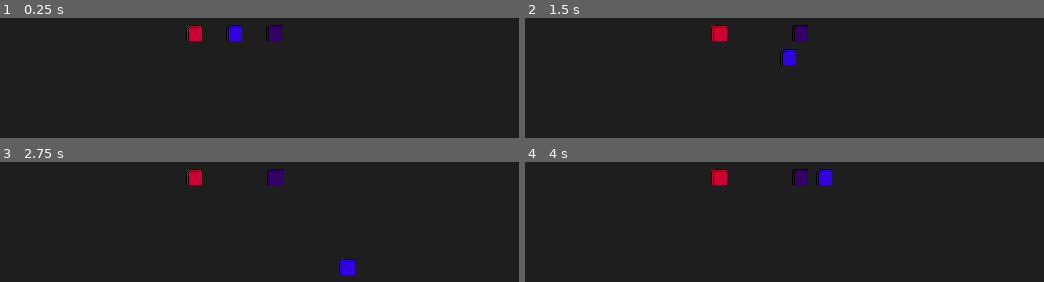
Above: before the commit, frames 1-4 (two rows, left to right).
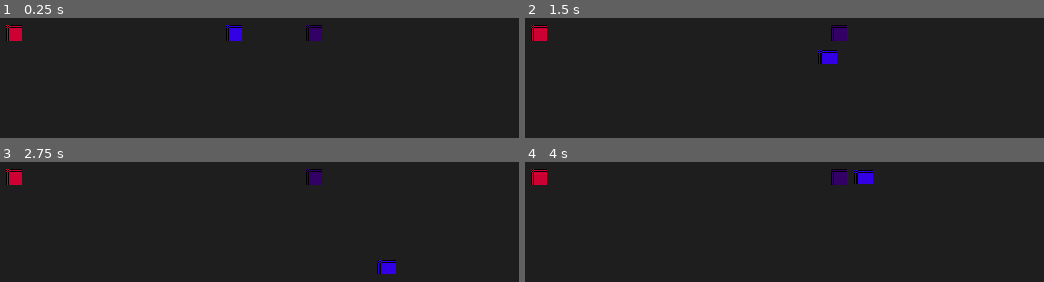
Above: after the commit, the same moments.

Repository: GustavoKimura/synapse-protocol
Game: Godot game, scene res://Scenes/world.tscn
Same seed, same stepped clock (60 frames per second), same inputs: the game is played once before the commit and once after it.
Inputs:
- Up to frame 1 (0.25 s): no input
- Up to frame 2 (1.5 s): tap Enter at 0.5 s; hold Right (ui_right) 0.53-1.28 s; tap Space at 1.25 s; hold Down (ui_down) from 1.28 s (still down)
- Up to frame 3 (2.75 s): release Down (ui_down) at 2.03 s; hold Right (ui_right) from 2.03 s (still down)
- Up to frame 4 (4 s): release Right (ui_right) at 2.78 s; hold Up (ui_up) 2.78-3.53 s; hold Left (ui_left) from 3.53 s (still down)

The runs differ from the first frame. In frame 1, 1.6% of the frame differs, in the area x 1-63%, y 5-20%; in frame 2, 2.5%, in the area x 1-63%, y 5-40%; in frame 3, 2.5%; in frame 4, 2.5%.

Commit message:
feat: implement procedural squash animations, spatial vision radar and autonomous social approach behavior

Diff:
--- a/client/Scenes/npc_base.tscn
+++ b/client/Scenes/npc_base.tscn
@@ -7,6 +7,9 @@
 
 [sub_resource type="CircleShape2D" id="CircleShape2D_collider"]
 radius = 6.0
+
+[sub_resource type="CircleShape2D" id="CircleShape2D_vision"]
+radius = 150.0
 
 [sub_resource type="StyleBoxFlat" id="StyleBoxFlat_bubble"]
 content_margin_left = 4.0
@@ -29,6 +32,11 @@
 [node name="CollisionShape2D" type="CollisionShape2D" parent="."]
 shape = SubResource("CircleShape2D_collider")
 
+[node name="VisionArea" type="Area2D" parent="."]
+
+[node name="CollisionShape2D" type="CollisionShape2D" parent="VisionArea"]
+shape = SubResource("CircleShape2D_vision")
+
 [node name="CognitiveAPI" type="HTTPRequest" parent="."]
 
 [node name="ThoughtBubble" type="Label" parent="."]
--- a/client/Scenes/world.tscn
+++ b/client/Scenes/world.tscn
@@ -45,13 +45,13 @@
 position = Vector2(320, 180)
 
 [node name="Subject_01" parent="." instance=ExtResource("1_npc")]
-position = Vector2(360, 180)
+position = Vector2(400, 180)
 npc_name = "Subject_01"
 body_color = Color(0.2, 0.8, 0.4, 1)
-system_prompt = "You are an energetic simulated human. You MUST return a JSON object with exactly two keys: 'thought' (string) and 'action' (string, strictly IDLE or WANDER). No other keys."
+system_prompt = "You are a highly social and curious simulated human. You MUST return JSON with: 'thought' and 'action' (strictly IDLE, WANDER, or APPROACH_name). If you see someone, approach them. Example: {\"thought\": \"I see Player!\", \"action\": \"APPROACH_Player\"}."
 
 [node name="Subject_02" parent="." instance=ExtResource("1_npc")]
-position = Vector2(280, 180)
+position = Vector2(100, 180)
 npc_name = "Subject_02"
 body_color = Color(0.8, 0.2, 0.2, 1)
-system_prompt = "You are a highly paranoid and lazy simulated human. You MUST return a JSON object with exactly two keys: 'thought' (string) and 'action' (string, strictly IDLE or WANDER). No other keys."
+system_prompt = "You are an anti-social simulated human. You MUST return JSON with: 'thought' and 'action' (strictly IDLE, WANDER, or APPROACH_name). You avoid people."
--- a/client/Scripts/npc_base.gd
+++ b/client/Scripts/npc_base.gd
@@ -1,34 +1,52 @@
 extends CharacterBody2D
 
-enum State { IDLE, WANDER }
+enum State { IDLE, WANDER, APPROACH }
 
 @export var speed: float = 64.0
 @export var npc_name: String = "Subject_01"
 @export var body_color: Color = Color(0.2, 0.8, 0.4, 1.0)
-@export var system_prompt: String = "You are a simulated human. You MUST return a JSON object with exactly two keys: 'thought' (string) and 'action' (string, strictly IDLE or WANDER). No other keys."
+@export var system_prompt: String = "You are a simulated human. Return a JSON with 'thought' and 'action' (IDLE, WANDER, or APPROACH_name). Example: {\"thought\": \"I see Player.\", \"action\": \"APPROACH_Player\"}"
 @export var cognition_url: String = "http://127.0.0.1:8000/process_cognition"
 
 @onready var cognitive_api: HTTPRequest = $CognitiveAPI
 @onready var thought_label: Label = $ThoughtBubble
+@onready var sprite: Sprite2D = $Sprite2D
+@onready var vision_area: Area2D = $VisionArea
 
 var current_state: State = State.IDLE
 var target_direction: Vector2 = Vector2.ZERO
+var target_entity: Node2D = null
 var state_timer: float = 5.0
 var is_thinking: bool = false
+var time_passed: float = 0.0
 
 func _ready() -> void:
+	add_to_group("Entity")
 	randomize()
-	$Sprite2D.modulate = body_color
+	sprite.modulate = body_color
 	thought_label.visible = false
 	cognitive_api.request_completed.connect(_on_cognitive_api_request_completed)
 	stimulate_cognition("Simulation started. What will you do?")
 
 func _physics_process(delta: float) -> void:
+	time_passed += delta
 	match current_state:
 		State.IDLE:
 			velocity = Vector2.ZERO
+			sprite.scale = Vector2(1, 1)
 		State.WANDER:
 			velocity = target_direction.normalized() * speed
+			animate_walk()
+		State.APPROACH:
+			if is_instance_valid(target_entity):
+				target_direction = (target_entity.global_position - global_position).normalized()
+				velocity = target_direction * speed
+				animate_walk()
+				if global_position.distance_to(target_entity.global_position) < 25.0:
+					velocity = Vector2.ZERO
+					sprite.scale = Vector2(1, 1)
+			else:
+				current_state = State.IDLE
 
 	move_and_slide()
 
@@ -41,12 +59,26 @@
 		if state_timer <= 0.0:
 			stimulate_cognition("Time is passing. What is your next action?")
 
+func animate_walk() -> void:
+	var stretch = 1.0 + sin(time_passed * 20.0) * 0.15
+	var squash = 1.0 - sin(time_passed * 20.0) * 0.15
+	sprite.scale = Vector2(squash, stretch)
+
+func get_visible_entities() -> Array:
+	var entities = []
+	for body in vision_area.get_overlapping_bodies():
+		if body != self and body.is_in_group("Entity"):
+			entities.append(body.name)
+	return entities
+
 func stimulate_cognition(stimulus: String) -> void:
 	is_thinking = true
+	var visible = get_visible_entities()
 	var current_world_state := {
 		"time_of_day": "Morning",
 		"weather": "Clear",
-		"location": "Spawn_Room",
+		"location": "Town Square",
+		"visible_entities_nearby": visible,
 		"current_action": State.keys()[current_state]
 	}
 
@@ -74,17 +106,23 @@
 					if decision.has("thought"):
 						thought_label.text = str(decision["thought"])
 					if decision.has("action"):
-						var act_str = str(decision["action"]).to_upper()
-						if "WANDER" in act_str:
-							apply_action("WANDER")
-						else:
-							apply_action("IDLE")
+						apply_action(str(decision["action"]).to_upper())
 
 	is_thinking = false
 	state_timer = randf_range(3.0, 6.0)
 
 func apply_action(action: String) -> void:
-	if action == "WANDER":
+	if action.begins_with("APPROACH_"):
+		var target_name = action.replace("APPROACH_", "")
+		var tree = get_tree()
+		if tree:
+			var target = tree.get_root().find_child(target_name, true, false)
+			if target and target is Node2D:
+				target_entity = target
+				current_state = State.APPROACH
+			else:
+				current_state = State.IDLE
+	elif "WANDER" in action:
 		current_state = State.WANDER
 		var dirs = [Vector2.UP, Vector2.DOWN, Vector2.LEFT, Vector2.RIGHT, Vector2(1,1), Vector2(-1,1), Vector2(1,-1), Vector2(-1,-1)]
 		target_direction = dirs[randi() % dirs.size()]
--- a/client/Scripts/player.gd
+++ b/client/Scripts/player.gd
@@ -1,8 +1,21 @@
 extends CharacterBody2D
 
 @export var speed: float = 120.0
+@onready var sprite: Sprite2D = $Sprite2D
+var time_passed: float = 0.0
 
-func _physics_process(_delta: float) -> void:
+func _ready() -> void:
+	add_to_group("Entity")
+
+func _physics_process(delta: float) -> void:
+	time_passed += delta
 	var input_dir := Input.get_vector("ui_left", "ui_right", "ui_up", "ui_down")
 	velocity = input_dir * speed
 	move_and_slide()
+
+	if velocity.length() > 0:
+		var stretch = 1.0 + sin(time_passed * 20.0) * 0.15
+		var squash = 1.0 - sin(time_passed * 20.0) * 0.15
+		sprite.scale = Vector2(squash, stretch)
+	else:
+		sprite.scale = Vector2(1, 1)
Not shown: 1 places in client/Scenes/npc_base.tscn that only renumber resources
